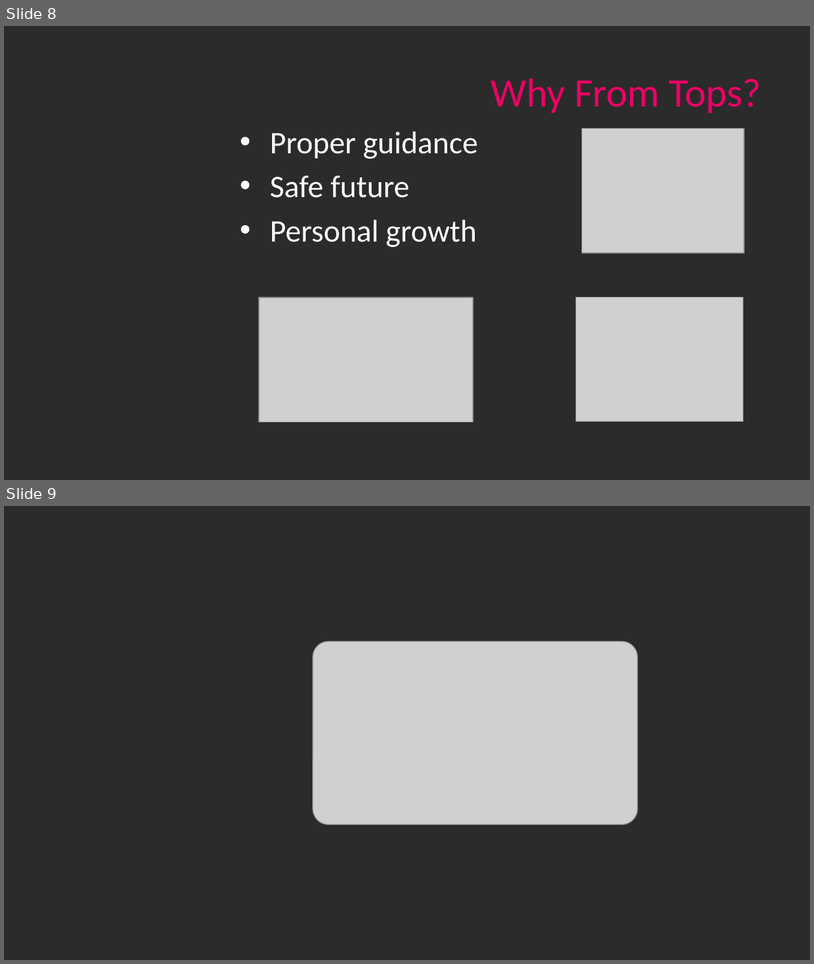
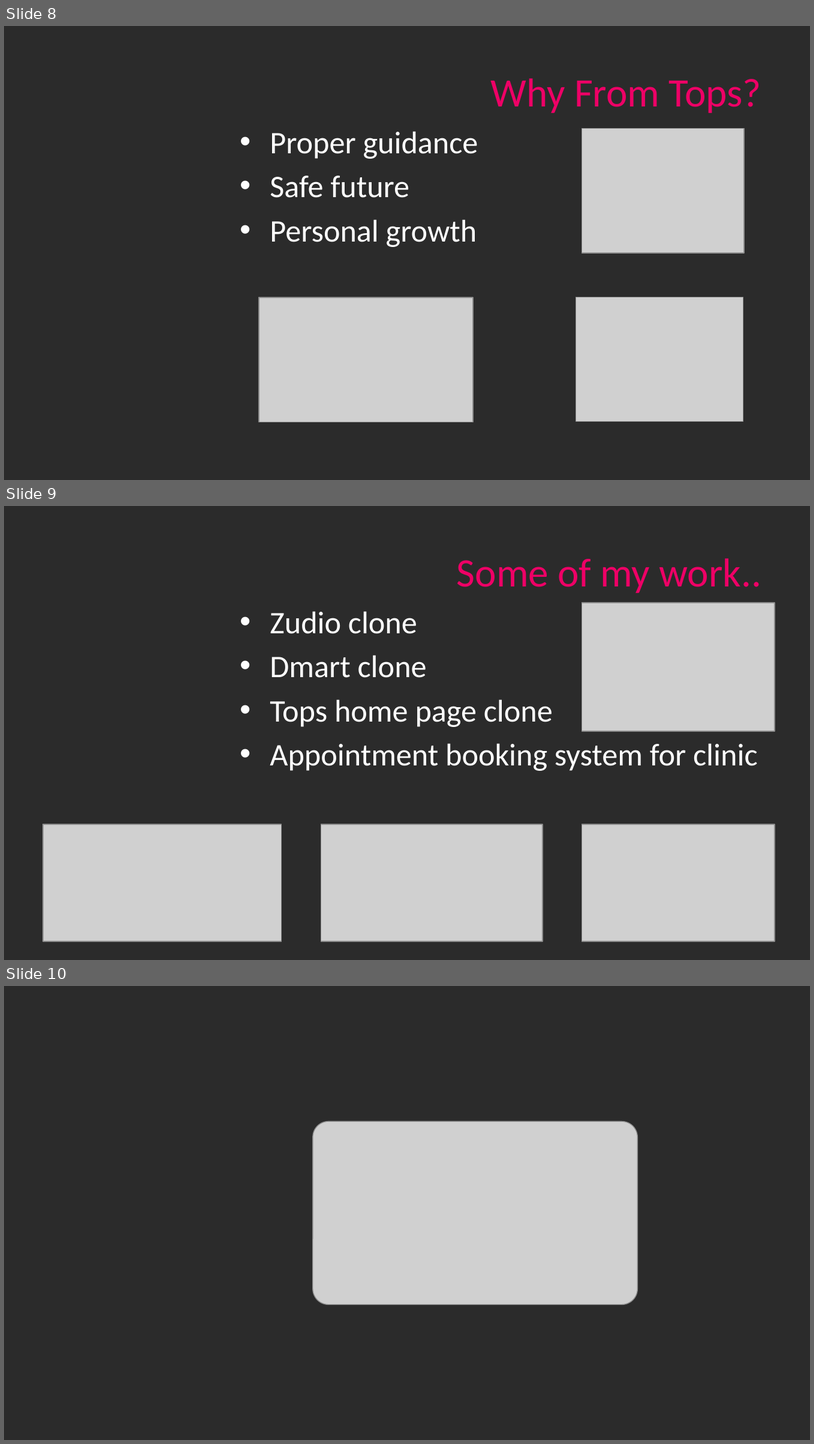
Before and after one commit to jaypatel200010/Softskills, a slide deck: Tech_PPT/Jaykumar_Technology.pptx. Shown one above the other, each under a label of ours: slides 8 and 9 before the commit, slides 8, 9 and 10 after it. The pictures are 814x964 and 814x1444 pixels, drawn with LibreOffice and Linux fonts; fonts in the diff are those of the drawing; grey boxes stand for pictures; background and template pictures are left out; a plain dark background stands for a picture behind light text. Boxes give left, top, right and bottom in pixels: in the first picture for what was removed or moved away, otherwise in the second. Text is boxed around its words. In the diff, an @@ line names an element or a change of style, - is before the commit and + after.

```diff
--- a/Tech_PPT/Jaykumar_Technology.pptx
+++ b/Tech_PPT/Jaykumar_Technology.pptx
@@ slide 9 added at <box>4,506,810,960</box>, background picture (left out) @@
@@ title added at <box>457,558,762,593</box>, 36 pt, text #EE0066 @@
+Some of my work..
@@ text added at <box>270,611,758,771</box>, 28 pt, text #FFFFFF @@
+• Zudio clone
+• Dmart clone
+• Tops home page clone
+• Appointment booking system for clinic
@@ picture added at <box>582,603,775,731</box> @@
@@ picture added at <box>43,824,281,940</box> @@
@@ picture added at <box>321,824,543,940</box> @@
@@ picture added at <box>582,824,775,940</box> @@
@@ what was slide 9 is now slide 10 @@
```
Also in this commit, not shown: 4 other files.
